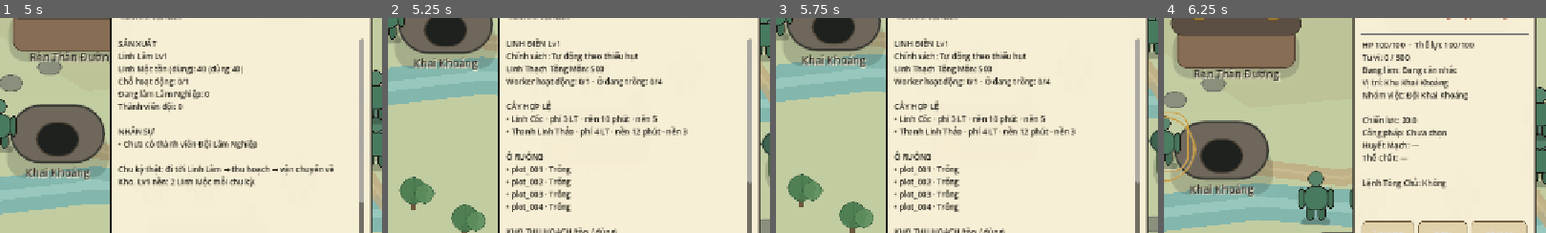
Above: before the commit, frames 1-4 (left to right).
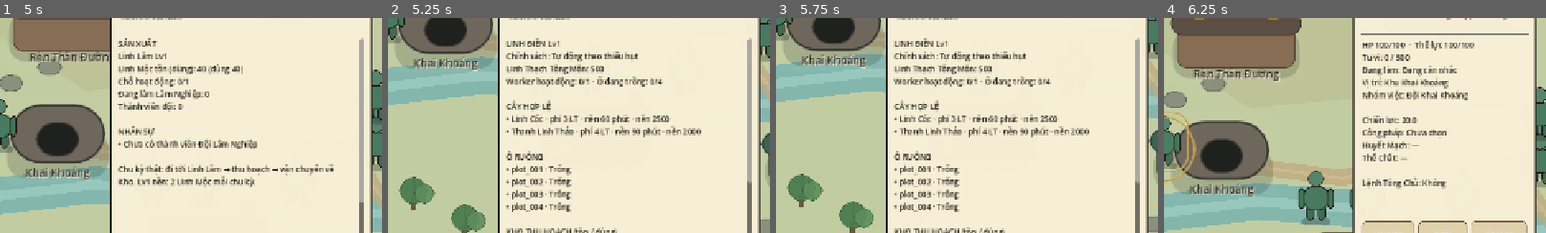
Above: after the commit, the same moments.

Repository: vuanhtuan161094-byte/TongMonBaDao
Game: Godot game, scene res://scenes/p3/p3_2_landscape_sect.tscn
Two runs of this game, one before a commit and one after it. Both use one fixed random seed, a clock stepped at 60 frames per second and the inputs below.
Inputs (mouse positions are % of the whole screen's width and height, from its top left):
- Up to frame 1 (5 s): click (50, 23) at 0.5 s; click (92, 46) at 1.25 s; click (34, 50) at 2 s; click (77, 100) at 2.75 s; click (58, 75) at 3.5 s; click (39, 50) at 4.25 s
- Up to frame 2 (5.25 s): click (39, 75) at 5 s
- Up to frame 3 (5.75 s): no input
- Up to frame 4 (6.25 s): click (50, 18) at 5.77 s
The pictures show only the part of the screen within x 50-100%, y 19-69%; the shares and areas given below are measured in that part.

Frame 1 is identical in both runs. In frame 2, 0.3% of the frame differs, in the area x 55-82%, y 45-55%; in frame 3, 0.3%; in frame 4, nothing differs.

Commit message:
ECON-V2 bulk: route crop timing and yield through ProductionPlan

Diff:
--- a/godot/src/simulation/building/spirit_crop_registry.gd
+++ b/godot/src/simulation/building/spirit_crop_registry.gd
@@ -4,6 +4,8 @@
 const CROP_THANH_LINH_THAO := &"thanh_linh_thao"
 const CROP_LINH_COC := &"linh_coc"
 const CROP_TU_VAN_THAO := &"tu_van_thao"
+
+var production_plans := ProductionPlanRegistry.new()
 
 const DEFINITIONS := {
     "thanh_linh_thao": {
@@ -15,10 +17,9 @@
         "body_realm_tier": 1,
         "required_field_level": 1,
         "plant_cost_spirit_stones": 4,
-        "base_cycle_ticks": 12,
-        "base_yield": 3,
+        "production_plan_id": "field_thanh_linh_thao_t1",
         "base_work_xp": 10.0,
-        "stock_target": 40,
+        "stock_target": 4000,
         "affinity_elements": ["wood", "water"],
         "tags": ["herb", "alchemy"]
     },
@@ -31,10 +32,9 @@
         "body_realm_tier": 0,
         "required_field_level": 1,
         "plant_cost_spirit_stones": 3,
-        "base_cycle_ticks": 10,
-        "base_yield": 5,
+        "production_plan_id": "field_linh_coc_t1",
         "base_work_xp": 8.0,
-        "stock_target": 60,
+        "stock_target": 5000,
         "affinity_elements": ["earth", "water"],
         "tags": ["spirit_grain", "food"]
     },
@@ -47,10 +47,9 @@
         "body_realm_tier": 4,
         "required_field_level": 30,
         "plant_cost_spirit_stones": 14,
-        "base_cycle_ticks": 24,
-        "base_yield": 3,
+        "production_plan_id": "field_tu_van_thao_t1",
         "base_work_xp": 16.0,
-        "stock_target": 20,
+        "stock_target": 2000,
         "affinity_elements": ["wood"],
         "tags": ["herb", "alchemy", "advanced_crop"]
     }
@@ -69,6 +68,9 @@
     for raw_id in ids:
         result.append(StringName(raw_id))
     return result
+
+func production_plan_id(crop_id: StringName) -> StringName:
+    return StringName(definition(crop_id).get("production_plan_id", ""))
 
 func cultivation_realm_tier(crop_id: StringName) -> int:
     return clampi(int(definition(crop_id).get("cultivation_realm_tier", 0)), 0, DiscipleRealmProgressV2.MAX_REALM)
@@ -101,10 +103,10 @@
     return maxi(int(definition(crop_id).get("plant_cost_spirit_stones", 0)), 0)
 
 func base_cycle_ticks(crop_id: StringName) -> int:
-    return maxi(int(definition(crop_id).get("base_cycle_ticks", 1)), 1)
+    return maxi(production_plans.base_cycle_ticks(production_plan_id(crop_id)), 1)
 
 func base_yield(crop_id: StringName) -> int:
-    return maxi(int(definition(crop_id).get("base_yield", 1)), 1)
+    return maxi(production_plans.base_yield(production_plan_id(crop_id)), 1)
 
 func base_work_xp(crop_id: StringName) -> float:
     return maxf(float(definition(crop_id).get("base_work_xp", 0.0)), 0.0)
@@ -143,10 +145,24 @@
             errors.append("Crop %s cultivation realm has no canonical name." % crop_id)
         if body_tier > 0 and body_realm_name(crop_id).is_empty():
             errors.append("Crop %s body realm has no canonical name." % crop_id)
+        var plan_id := production_plan_id(crop_id)
+        if not production_plans.has(plan_id):
+            errors.append("Crop %s has no canonical ProductionPlan." % crop_id)
+        else:
+            if production_plans.producer_type(plan_id) != &"spirit_field":
+                errors.append("Crop %s ProductionPlan has wrong producer type." % crop_id)
+            if production_plans.output_resource_id(plan_id) != output_resource_id(crop_id):
+                errors.append("Crop %s ProductionPlan output mismatches crop output." % crop_id)
+            if production_plans.required_building_level(plan_id) != int(data.get("required_field_level", 1)):
+                errors.append("Crop %s ProductionPlan unlock mismatches field level." % crop_id)
+            if production_plans.cultivation_realm_tier(plan_id) != cultivation_realm_tier(crop_id):
+                errors.append("Crop %s ProductionPlan Tu Vi tier mismatch." % crop_id)
+            if production_plans.body_realm_tier(plan_id) != body_realm_tier(crop_id):
+                errors.append("Crop %s ProductionPlan Luyện Thể tier mismatch." % crop_id)
         if cost(crop_id) <= 0:
             errors.append("Crop %s has invalid Spirit Stone cost." % crop_id)
         if base_cycle_ticks(crop_id) <= 0 or base_yield(crop_id) <= 0:
-            errors.append("Crop %s has invalid cycle/yield." % crop_id)
+            errors.append("Crop %s has invalid ProductionPlan cycle/yield." % crop_id)
         if stock_target(crop_id) <= 0:
             errors.append("Crop %s has invalid stock target." % crop_id)
     return errors
